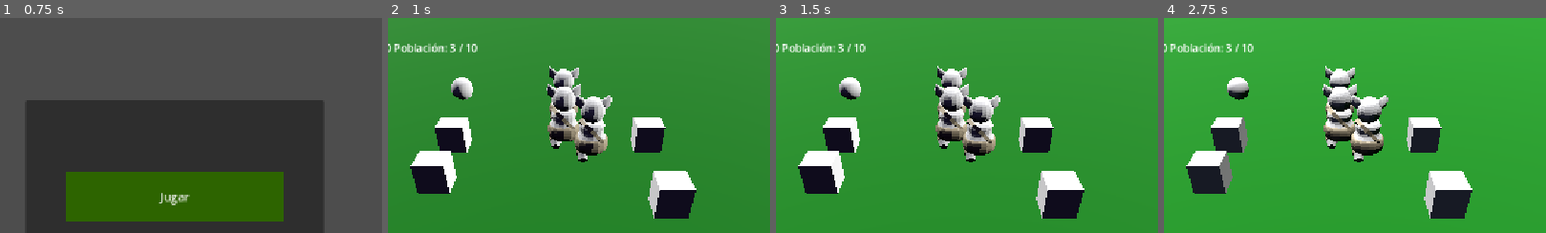
Above: before the commit, frames 1-4 (left to right).
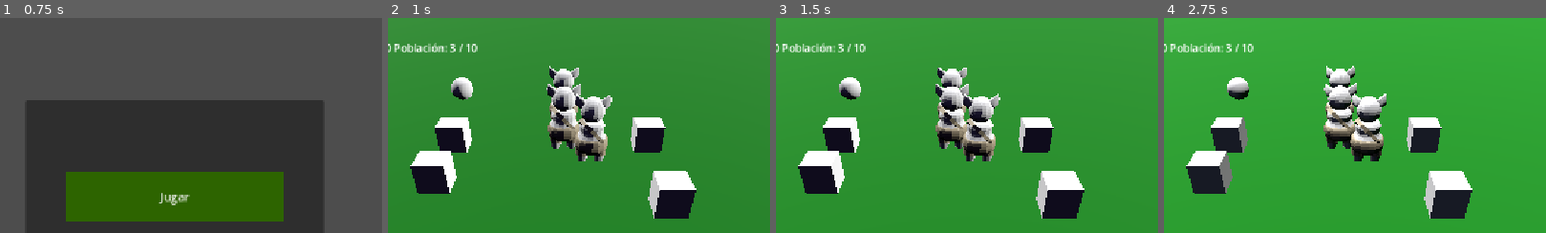
Above: after the commit, the same moments.

Repository: GonzaloDP/Proto-team-2
Game: Godot game, scene res://Escenas/Main_Menu.tscn
Same seed, same stepped clock (60 frames per second), same inputs: the game is played once before the commit and once after it.
Inputs:
- Up to frame 1 (0.75 s): click "Jugar" at 0.5 s
- Up to frame 2 (1 s): no input
- Up to frame 3 (1.5 s): click "Alimentar esbirros" at 1.25 s
- Up to frame 4 (2.75 s): click "Alimentar esbirros" at 2 s
The pictures show only the part of the screen within x 27-77%, y 0-50%; the shares and areas given below are measured in that part.

Frame 1 is identical in both runs. In frame 2, 0.4% of the frame differs, in the area x 41-58%, y 24-68%; in frame 3, 0.7%; in frame 4, 1.2%, in the area x 41-59%, y 22-68%.

Commit message:
Solucionado bug que causaba que el cronómetro no aparezca si la unidad ya está seleccionada cuando empieza a trabajar. Las animaciones ahora se reproducen de forma correcta y a distancia acorde con el rango de recolección

Diff:
--- a/proto-team-2/Scripts/camera_3d.gd
+++ b/proto-team-2/Scripts/camera_3d.gd
@@ -163,6 +163,7 @@
 			selected_units.append(objeto)
 			mostrar_indicador(objeto)
 			objeto._getProgressBar()
+			objeto.seleccionada = true
 			menu_construccion.toggle_hud_construccion(true, selected_units)
 
 func seleccionar_unidades_en_rectangulo() -> void:
@@ -176,6 +177,7 @@
 			selected_units.append(unidad)
 			mostrar_indicador(unidad)
 			unidad._getProgressBar()
+			unidad.seleccionada = true
 
 	if selected_units.size() > 0:
 		menu_construccion.toggle_hud_construccion(true, selected_units)
@@ -183,6 +185,7 @@
 func deseleccionar_todas() -> void:
 	for unidad in selected_units:
 		ocultar_indicador(unidad)
+		unidad.seleccionada = false
 	selected_units.clear()
 	if menu_construccion:
 		menu_construccion.toggle_hud_construccion(false, [])
--- a/proto-team-2/Scripts/unidad.gd
+++ b/proto-team-2/Scripts/unidad.gd
@@ -21,6 +21,7 @@
 var traitList: Array[Rasgo]	#Un array que contiene todos los rasgos de la unidad.
 var target_resource : Recurso
 var target_edificio : Edificio
+var seleccionada : bool
 
 @onready var progressBar = $SubViewportContainer/SubViewport/BarraProgreso
 
@@ -37,6 +38,7 @@
 	applyTraits()	#Al inicializar a la unidad, esta recorre su lista de rasgos y aplica las modificaciones correspondiente …(184 unchanged characters)…
 	satiety = initialSatiety
 	$HungerTimer.start()
+	seleccionada = false
 	progressBar.hide()
 
 	if casco:
@@ -87,6 +89,8 @@
 		target_edificio = null
 
 	navigation_agent.target_position = target_position
+	if anim_player.current_animation != "walk" && !target_edificio && !target_resource:
+		anim_player.play("walk")
 
 func _process(delta: float):
 	if target_edificio and is_instance_valid(target_edificio) and not starving:
@@ -126,7 +130,7 @@
 	if target_resource and is_instance_valid(target_resource) and not starving:
 		var distancia_recurso = global_position.distance_to(target_resource.global_position)
 
-		if distancia_recurso < 5.0:
+		if distancia_recurso < 1.5:
 			if target_resource.has_method("get_names"):
 				var nombre_recurso = target_resource.get_names()
 
@@ -137,6 +141,7 @@
 						canasto.hide()
 					if hacha and not hacha.visible:
 						hacha.show()
+						anim_player.play("talar")
 					if anim_player and anim_player.current_animation != "talar":
 						anim_player.play("talar")
 
@@ -265,7 +270,11 @@
 	if(target_resource && !starving):	#Si hay un recurso objetivo seguimos. Al dar otra orden, se borra el recurso objetivo, lo que podría causar un crash.
 		if(target_resource.cantidad_variable > 0):	#¿Sigue habiendo recursos que recolectar?
 			if(position.distance_to(target_resource.position) < 1.5):	#Si la unidad está lo suficientemente cerca, se detiene (target de movimiento a su propa posición), recoge 10 recursos.
-				set_move_target(position)
+				set_move_target(global_position)
+				if (seleccionada):
+					progressBar.show()
+				else:
+					progressBar.hide()
 				if target_resource is RecursoRespawn:
 					var cantidad_recolectaba = target_resource.cantidad_variable
 					var tipo_recurso = target_resource.obtener_tipo_recurso()
@@ -425,6 +434,7 @@
 func _getProgressBar():	#Este método chequea si la barra de progreso debería mostrarse o no. Es para que las unidades recién seleccionadas puedan mostrar su barra de progreso.
 	if (!$CollectionTimer.is_stopped()):
 		progressBar.show()
+
 func _on_velocity_computed(safe_velocity: Vector3):#esta funcion nueva es la que calcula el movimiento ahora, dandole un movimiento "safe"
 	if en_reproduccion:
 		velocity = Vector3.ZERO
@@ -434,8 +444,6 @@
 	velocity.y = 0.0
 
 	move_and_slide()
-	if anim_player.current_animation != "walk":
-			anim_player.play("walk")
 
 	if get_slide_collision_count() > 0:
 		var colision := get_slide_collision(0)
